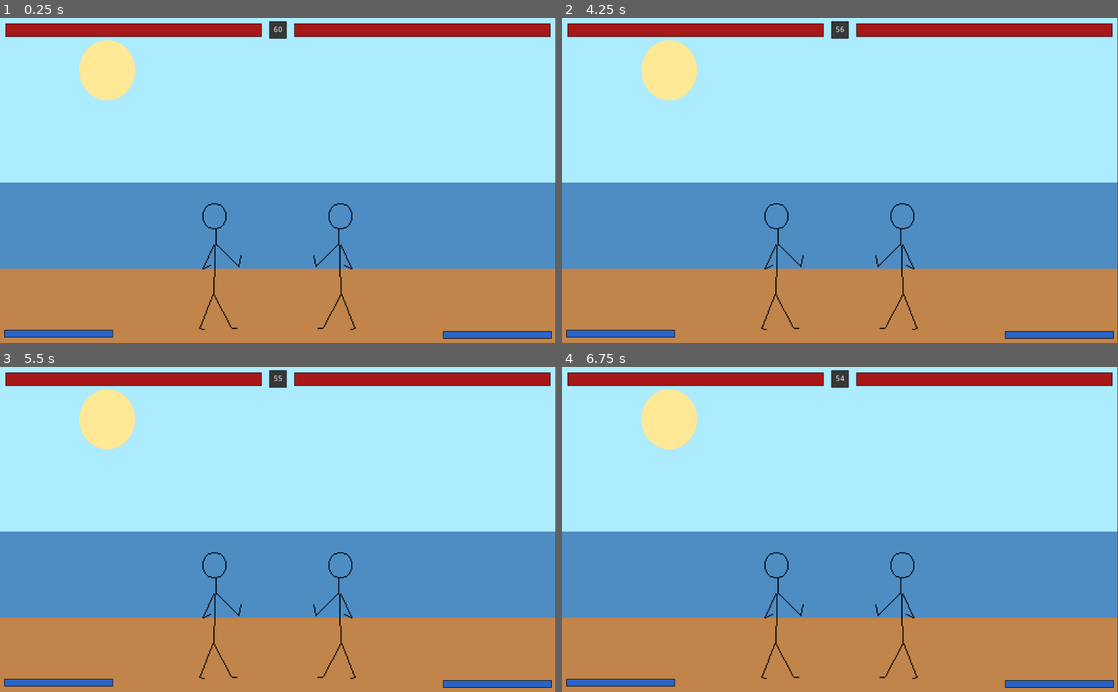
Above: before the commit, frames 1-4 (two rows, left to right).
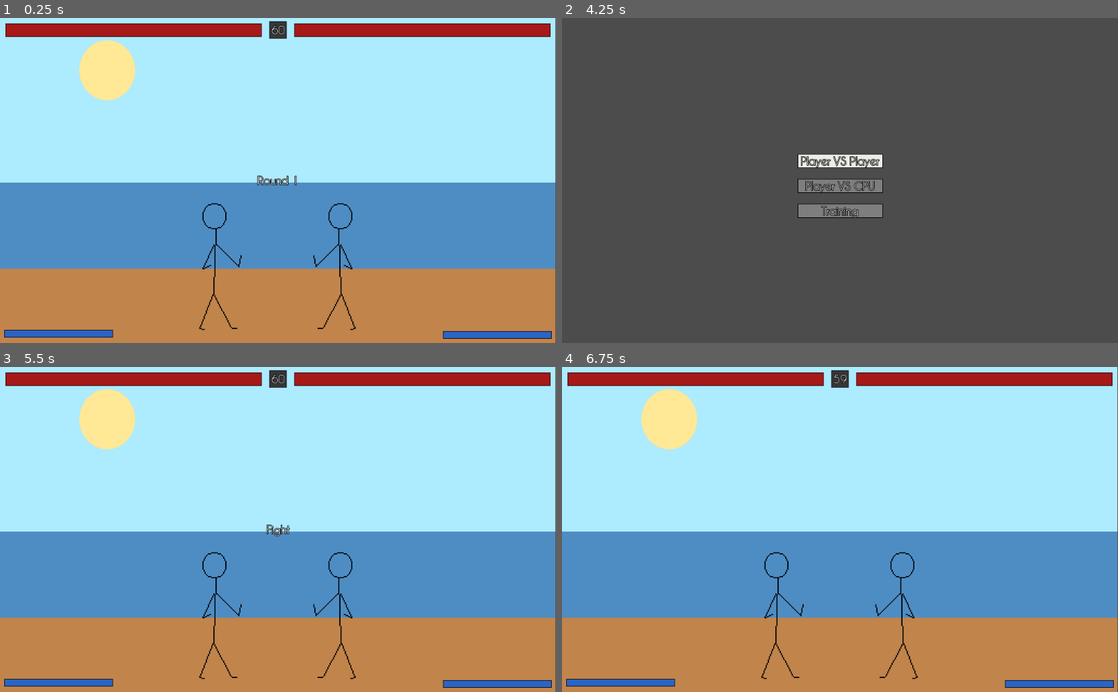
Above: after the commit, the same moments.

Repository: LukeSSJ/MiniFighter
Game: Godot game, scene res://Main.tscn
Two runs of this game, one before a commit and one after it. Both use one fixed random seed, a clock stepped at 60 frames per second and the inputs below.
Inputs (mouse positions are in pixels of both pictures, inside the frame that each line leads up to):
- Up to frame 1 (0.25 s): no input
- Up to frame 2 (4.25 s): tap Enter at 0.5, 2.75 s; tap Space at 2, 3.5 s; tap Escape (pause, bound only after the commit) at 4.15 s
- Up to frame 3 (5.5 s): click (278, 510) at 4.25 s, where only the run after the commit has a clickable "Player VS Player"; tap Enter at 5 s
- Up to frame 4 (6.75 s): tap Space at 6.5 s

The runs differ from the first frame. In frame 1, 0.2% of the frame differs, in the area x 46-54%, y 2-52%; in frame 2, 100%, in the area x 0-100%, y 0-100%; in frame 3, 0.1%; in frame 4, less than 0.1%.

Commit message:
Menu, rounds calls and air hitstun

Diff:
--- /dev/null
+++ b/AirHitstun.gd
@@ -0,0 +1,10 @@
+extends Node2D
+
+func start():
+	$Sprite.frame = 0
+
+func performing(_delta):
+	if owner.vel.y > 250:
+		$Sprite.frame = 1
+	else:
+		$Sprite.frame = 0
--- a/ComboCount.tscn
+++ b/ComboCount.tscn
@@ -1,7 +1,8 @@
-[gd_scene load_steps=4 format=2]
+[gd_scene load_steps=5 format=2]
 
 [ext_resource path="res://ComboCount.gd" type="Script" id=1]
 [ext_resource path="res://icons/numbers.png" type="Texture" id=2]
+[ext_resource path="res://theme/Default.tres" type="Theme" id=3]
 
 [sub_resource type="Animation" id=1]
 resource_name = "Add"
@@ -18,6 +19,7 @@
 }
 
 [node name="ComboCount" type="MarginContainer"]
+theme = ExtResource( 3 )
 script = ExtResource( 1 )
 __meta__ = {
 "_edit_use_anchors_": false
@@ -25,7 +27,7 @@
 
 [node name="Numbers" type="VBoxContainer" parent="."]
 margin_right = 68.0
-margin_bottom = 50.0
+margin_bottom = 60.0
 
 [node name="Count" type="HBoxContainer" parent="Numbers"]
 margin_right = 68.0
@@ -56,7 +58,7 @@
 [node name="Damage" type="Label" parent="Numbers"]
 margin_top = 36.0
 margin_right = 68.0
-margin_bottom = 50.0
+margin_bottom = 60.0
 text = "100"
 align = 1
 
--- /dev/null
+++ b/ControllerCPU.gd
@@ -0,0 +1,4 @@
+extends "res://Controller.gd"
+
+func update():
+	button.a = true
--- /dev/null
+++ b/ControllerCPU.tscn
@@ -0,0 +1,6 @@
+[gd_scene load_steps=2 format=2]
+
+[ext_resource path="res://ControllerCPU.gd" type="Script" id=1]
+
+[node name="ControllerCPU" type="Node2D"]
+script = ExtResource( 1 )
--- a/Fireball.tscn
+++ b/Fireball.tscn
@@ -9,6 +9,7 @@
 [node name="Fireball" type="Area2D"]
 script = ExtResource( 2 )
 chip_mod = 0.6
+hitstun = 0.5
 
 [node name="Sprite" type="Sprite" parent="."]
 scale = Vector2( 2, 2 )
--- a/Global.gd
+++ b/Global.gd
@@ -1,4 +1,10 @@
 extends Node
+
+enum {
+	VS_PLAYER,
+	VS_CPU,
+	TRAINING,
+}
 
 enum Guard {
 	MID,
@@ -6,3 +12,5 @@
 	HIGH
 	UNBLOCKABLE,
 }
+
+var game_mode
--- a/HealthBar.tscn
+++ b/HealthBar.tscn
@@ -50,21 +50,23 @@
 rect_min_size = Vector2( 40, 25 )
 custom_styles/fg = SubResource( 1 )
 custom_styles/bg = SubResource( 2 )
-value = 50.0
+value = 100.0
 percent_visible = false
 
 [node name="Wins" type="HBoxContainer" parent="Bars"]
 margin_top = 29.0
 margin_right = 472.0
 margin_bottom = 45.0
+alignment = 2
 
 [node name="Win" type="TextureRect" parent="Bars/Wins"]
-margin_right = 16.0
+margin_left = 436.0
+margin_right = 452.0
 margin_bottom = 16.0
 texture = ExtResource( 2 )
 
 [node name="Win2" type="TextureRect" parent="Bars/Wins"]
-margin_left = 20.0
-margin_right = 36.0
+margin_left = 456.0
+margin_right = 472.0
 margin_bottom = 16.0
 texture = ExtResource( 2 )
--- a/Main.gd
+++ b/Main.gd
@@ -1,17 +1,23 @@
 extends Node2D
-
 
 var p = [null, null]
 var wins
 var round_count
 var time_left
+var time_up
 
 onready var Player = preload("res://Player.tscn")
 onready var Controller = preload("res://Controller.tscn")
+onready var ControllerCPU = preload("res://ControllerCPU.tscn")
 onready var UI = $UI
 
 func _ready():
+	UI.connect("rematch", self, "game_start")
 	game_start()
+
+func _process(_delta):
+	if Input.is_action_just_pressed("pause"):
+		get_tree().change_scene("res://Menu.tscn")
 
 func game_start():
 	round_count = 1
@@ -19,9 +25,15 @@
 	round_start()
 
 func round_start():
+	if p[0]:
+		p[0].queue_free()
+		p[1].queue_free()
 	for i in range(0, 2):
 		p[i] = Player.instance()
-		p[i].controller = Controller.instance()
+		var ControllerType = Controller
+		if i == 1 and Global.game_mode == Global.VS_CPU:
+			ControllerType = ControllerCPU
+		p[i].controller = ControllerType.instance()
 		p[i].set_index(i)
 		p[i].position = Vector2(400, 580)
 		if i == 1:
@@ -37,48 +49,53 @@
 	p[1].other_player = p[0]
 	$TimerRoundStart.start()
 	time_left = 60
+	time_up = false
+	$UI.round_start(round_count)
 	$UI.update_timer(time_left)
 
 func fight():
 	p[0].active = true
 	p[1].active = true
-	$TimerRound.start()
+	if Global.game_mode != Global.TRAINING:
+		$TimerRound.start()
 
 func timer_count_down():
 	time_left -= 1
 	$UI.update_timer(time_left)
+	if time_left == 0:
+		time_up = true
+		round_over()
 
 func round_over():
 	p[0].active = false
 	p[1].active = false
+	$TimerRound.stop()
 	$TimerNextRound.start()
 
 func next_round():
+	var text = "KO"
 	var winner = -1
 	if p[0].hp <= 0:
 		if p[1].hp <= 0:
-			print("double KO")
+			text = "Double KO"
 		else:
-			print("player 2 wins")
 			winner = 1
 	elif p[1].hp <= 0:
-		print("player 1 wins")
 		winner = 0
 	elif p[0].hp > p[1].hp:
-		print("player 1 wins")
 		winner = 0
 	elif p[1].hp > p[0].hp:
-		print("player 2 wins")
 		winner = 1
 	else:
-		print("draw")
-	p[0].queue_free()
-	p[1].queue_free()
+		text = "Draw"
 	round_count += 1
 	if winner != -1:
 		wins[winner] += 1
+		UI.set_wins(winner, wins[winner])
 		if wins[winner] >= 2:
-			print("game won")
-			game_start()
+			text = "Player " + str(winner + 1) + " Wins"
+			$UI.show_result(text)
+			$UI.show_rematch()
 			return
+	$UI.show_result(text)
 	round_start()
--- a/Main.tscn
+++ b/Main.tscn
@@ -17,7 +17,7 @@
 [node name="TimerRound" type="Timer" parent="."]
 
 [node name="TimerRoundStart" type="Timer" parent="."]
-wait_time = 0.1
+wait_time = 0.8
 one_shot = true
 
 [node name="TimerNextRound" type="Timer" parent="."]
--- /dev/null
+++ b/Menu.gd
@@ -0,0 +1,23 @@
+extends CanvasLayer
+
+onready var VsPlayer = $Buttons/List/VsPlayer
+onready var VsCPU = $Buttons/List/VsCPU
+onready var Training = $Buttons/List/Training
+
+func _ready():
+	VsPlayer.connect("pressed", self, "vs_player")
+	VsCPU.connect("pressed", self, "vs_cpu")
+	Training.connect("pressed", self, "training")
+	VsPlayer.grab_focus()
+
+func vs_player():
+	Global.game_mode = Global.VS_PLAYER
+	get_tree().change_scene("res://Main.tscn")
+
+func vs_cpu():
+	Global.game_mode = Global.VS_CPU
+	get_tree().change_scene("res://Main.tscn")
+
+func training():
+	Global.game_mode = Global.TRAINING
+	get_tree().change_scene("res://Main.tscn")
--- /dev/null
+++ b/Menu.tscn
@@ -0,0 +1,43 @@
+[gd_scene load_steps=3 format=2]
+
+[ext_resource path="res://theme/Default.tres" type="Theme" id=1]
+[ext_resource path="res://Menu.gd" type="Script" id=2]
+
+[node name="Menu" type="CanvasLayer"]
+script = ExtResource( 2 )
+
+[node name="Buttons" type="MarginContainer" parent="."]
+anchor_left = 0.5
+anchor_top = 0.5
+anchor_right = 0.5
+anchor_bottom = 0.5
+margin_left = -78.5
+margin_top = -49.0
+margin_right = 78.5
+margin_bottom = 49.0
+theme = ExtResource( 1 )
+__meta__ = {
+"_edit_use_anchors_": false
+}
+
+[node name="List" type="VBoxContainer" parent="Buttons"]
+margin_right = 157.0
+margin_bottom = 118.0
+custom_constants/separation = 20
+
+[node name="VsPlayer" type="Button" parent="Buttons/List"]
+margin_right = 157.0
+margin_bottom = 26.0
+text = "Player VS Player"
+
+[node name="VsCPU" type="Button" parent="Buttons/List"]
+margin_top = 46.0
+margin_right = 157.0
+margin_bottom = 72.0
+text = "Player VS CPU"
+
+[node name="Training" type="Button" parent="Buttons/List"]
+margin_top = 92.0
+margin_right = 157.0
+margin_bottom = 118.0
+text = "Training"
--- a/Player.gd
+++ b/Player.gd
@@ -66,6 +66,8 @@
 func _ready():
 	half_width = $Collision.shape.extents.x
 	perform_action("Stand")
+	emit_signal("set_combo_count", self)
+	emit_signal("update_special", index, special)
 
 func set_index(set_index):
 	index = set_index
@@ -214,9 +216,10 @@
 		combo_count = 0
 		combo_damage = 0
 		emit_signal("set_combo_count", self)
-		# Refill health
-		hp = max_hp
-		emit_signal("take_damage", index, hp)
+		# Refill health (training mode)
+		if Global.game_mode == Global.TRAINING:
+			hp = max_hp
+			emit_signal("take_damage", index, hp)
 	elif new_action == "Knockdown":
 		state = State.HITSTUN
 	else:
@@ -275,7 +278,9 @@
 		combo_count += 1
 		combo_damage += damage
 		emit_signal("set_combo_count", self)
-		if pose == Pose.CROUCH and apply_pushback:
+		if !on_ground or hitbox.launch:
+			perform_action("AirHitstun")
+		elif pose == Pose.CROUCH and apply_pushback:
 			perform_action("CrouchHitstun")
 			set_pose(Pose.CROUCH)
 		else:
--- a/Player.tscn
+++ b/Player.tscn
@@ -34,6 +34,8 @@
 [ext_resource path="res://player/fireball.png" type="Texture" id=32]
 [ext_resource path="res://SpinKick.gd" type="Script" id=33]
 [ext_resource path="res://player/overhead.png" type="Texture" id=34]
+[ext_resource path="res://player/air_hitstun.png" type="Texture" id=35]
+[ext_resource path="res://AirHitstun.gd" type="Script" id=36]
 
 [sub_resource type="RectangleShape2D" id=1]
 extents = Vector2( 22, 100 )
@@ -264,6 +266,12 @@
 "transitions": PoolRealArray(  ),
 "values": [  ]
 }
+
+[sub_resource type="Animation" id=42]
+resource_name = "AirHitstun"
+length = 99999.0
+loop = true
+step = 0.0166667
 
 [sub_resource type="Animation" id=24]
 length = 99999.0
@@ -798,7 +806,6 @@
 shape = SubResource( 2 )
 
 [node name="Stand" type="Node2D" parent="Pivot"]
-visible = false
 
 [node name="Sprite" type="Sprite" parent="Pivot/Stand"]
 scale = Vector2( 2, 2 )
@@ -854,6 +861,15 @@
 [node name="Sprite" type="Sprite" parent="Pivot/CrouchHitstun"]
 scale = Vector2( 2, 2 )
 texture = ExtResource( 31 )
+
+[node name="AirHitstun" type="Node2D" parent="Pivot"]
+visible = false
+script = ExtResource( 36 )
+
+[node name="Sprite" type="Sprite" parent="Pivot/AirHitstun"]
+scale = Vector2( 2, 2 )
+texture = ExtResource( 35 )
+hframes = 2
 
 [node name="Knockdown" type="Node2D" parent="Pivot"]
 visible = false
@@ -905,7 +921,7 @@
 [node name="Hitbox" parent="Pivot/5B" instance=ExtResource( 4 )]
 chip_mod = 0.1
 pushback = 400
-hitstun = 0.5
+hitstun = 0.35
 hitstop = 0.15
 cancel_to = "2B,5C,2C"
 
@@ -1114,7 +1130,7 @@
 hframes = 3
 
 [node name="Hitbox" parent="Pivot/Throw" instance=ExtResource( 4 )]
-damage = 16
+damage = 64
 chip_mod = 0.1
 launch = Vector2( 1000, -200 )
 guard = 3
@@ -1223,6 +1239,7 @@
 anims/5B = SubResource( 21 )
 anims/5C = SubResource( 22 )
 anims/Air = SubResource( 23 )
+anims/AirHitstun = SubResource( 42 )
 anims/Block = SubResource( 24 )
 anims/Crouch = SubResource( 25 )
 anims/CrouchBlock = SubResource( 26 )
--- a/UI.gd
+++ b/UI.gd
@@ -1,14 +1,35 @@
 extends CanvasLayer
 
-onready var combo_count
+signal rematch
+
 onready var HealthBars = [$HealthBar, $HealthBar2]
 onready var SpecialBars = [$SpecialBar, $SpecialBar2]
+
+func _ready():
+	$Rematch.hide()
+
+func round_start(number):
+	if number == 3:
+		$Round.text = "Final Round"
+	else:
+		$Round.text = "Round " + str(number)
+	$AP.play("RoundStart")
+
+func show_result(text):
+	print(text)
+	$Result.text = text
+	$AP.play("ShowResult")
 
 func update_timer(time):
 	$Clock/Label.text = str(time)
 
 func set_combo_count(player):
-	$ComboCounts.get_child(player.index).set_combo_count(player.combo_count, player.combo_damage)
+	if player.combo_count > 0:
+		var x = 178
+		if player.position.x > 512:
+			x = 778
+		$ComboCount.rect_position.x = x
+	$ComboCount.set_combo_count(player.combo_count, player.combo_damage)
 
 func update_hp(index, hp):
 	HealthBars[index].update_hp(hp)
@@ -18,3 +39,14 @@
 
 func update_special(index, special):
 	SpecialBars[index].value = special
+
+func show_rematch():
+	$Rematch.show()
+	$Rematch/List/Rematch.grab_focus()
+
+func _on_Rematch_pressed():
+	$Rematch.hide()
+	emit_signal("rematch")
+
+func _on_BackToMenu_pressed():
+	get_tree().change_scene("res://Menu.tscn")
--- a/UI.tscn
+++ b/UI.tscn
@@ -1,5 +1,6 @@
-[gd_scene load_steps=7 format=2]
-
+[gd_scene load_steps=10 format=2]
+
+[ext_resource path="res://theme/Default.tres" type="Theme" id=1]
 [ext_resource path="res://UI.gd" type="Script" id=3]
 [ext_resource path="res://icons/timer.png" type="Texture" id=4]
 [ext_resource path="res://ComboCount.tscn" type="PackedScene" id=5]
@@ -27,10 +28,69 @@
 corner_radius_bottom_left = 1
 anti_aliasing = false
 
+[sub_resource type="Animation" id=3]
+resource_name = "RoundStart"
+length = 1.2
+tracks/0/type = "value"
+tracks/0/path = NodePath("Round:visible")
+tracks/0/interp = 1
+tracks/0/loop_wrap = true
+tracks/0/imported = false
+tracks/0/enabled = true
+tracks/0/keys = {
+"times": PoolRealArray( 0, 0.1, 0.8 ),
+"transitions": PoolRealArray( 1, 1, 1 ),
+"update": 1,
+"values": [ false, true, false ]
+}
+tracks/1/type = "value"
+tracks/1/path = NodePath("Fight:visible")
+tracks/1/interp = 1
+tracks/1/loop_wrap = true
+tracks/1/imported = false
+tracks/1/enabled = true
+tracks/1/keys = {
+"times": PoolRealArray( 0, 0.8, 1.2 ),
+"transitions": PoolRealArray( 1, 1, 1 ),
+"update": 1,
+"values": [ false, true, false ]
+}
+tracks/2/type = "value"
+tracks/2/path = NodePath("Result:visible")
+tracks/2/interp = 1
+tracks/2/loop_wrap = true
+tracks/2/imported = false
+tracks/2/enabled = true
+tracks/2/keys = {
+"times": PoolRealArray( 0 ),
+"transitions": PoolRealArray( 1 ),
+"update": 1,
+"values": [ false ]
+}
+
+[sub_resource type="Animation" id=4]
+resource_name = "ShowResult"
+tracks/0/type = "value"
+tracks/0/path = NodePath("Result:visible")
+tracks/0/interp = 1
+tracks/0/loop_wrap = true
+tracks/0/imported = false
+tracks/0/enabled = true
+tracks/0/keys = {
+"times": PoolRealArray( 0, 0.5 ),
+"transitions": PoolRealArray( 1, 1 ),
+"update": 1,
+"values": [ false, true ]
+}
+
 [node name="UI" type="CanvasLayer"]
 script = ExtResource( 3 )
 
 [node name="HealthBar" parent="." instance=ExtResource( 6 )]
+margin_left = 492.0
+margin_right = 984.0
+margin_bottom = 65.0
+rect_scale = Vector2( -1, 1 )
 
 [node name="HealthBar2" parent="." instance=ExtResource( 6 )]
 anchor_left = 1.0
@@ -38,7 +98,6 @@
 margin_left = -492.0
 margin_right = 0.0
 margin_bottom = 65.0
-rect_scale = Vector2( -1, 1 )
 rect_pivot_offset = Vector2( 246, 0 )
 
 [node name="Clock" type="MarginContainer" parent="."]
@@ -48,6 +107,7 @@
 margin_top = 6.0
 margin_right = 16.0
 margin_bottom = 38.0
+theme = ExtResource( 1 )
 __meta__ = {
 "_edit_use_anchors_": false
 }
@@ -58,72 +118,11 @@
 texture = ExtResource( 4 )
 
 [node name="Label" type="Label" parent="Clock"]
-margin_top = 9.0
+margin_top = 4.0
 margin_right = 32.0
-margin_bottom = 23.0
+margin_bottom = 28.0
 text = "99"
 align = 1
-
-[node name="Top" type="MarginContainer" parent="."]
-visible = false
-anchor_right = 1.0
-__meta__ = {
-"_edit_use_anchors_": false
-}
-
-[node name="Bars" type="HBoxContainer" parent="Top"]
-margin_right = 1024.0
-margin_bottom = 65.0
-
-[node name="HealthBar" parent="Top/Bars" instance=ExtResource( 6 )]
-margin_right = 492.0
-rect_pivot_offset = Vector2( 246, 0 )
-size_flags_horizontal = 3
-
-[node name="Timer" type="MarginContainer" parent="Top/Bars"]
-margin_left = 496.0
-margin_right = 528.0
-margin_bottom = 49.0
-rect_min_size = Vector2( 32, 32 )
-custom_constants/margin_top = 7
-
-[node name="TextureRect" type="TextureRect" parent="Top/Bars/Timer"]
-margin_top = 7.0
-margin_right = 32.0
-margin_bottom = 49.0
-texture = ExtResource( 4 )
-
-[node name="Number" type="Label" parent="Top/Bars/Timer"]
-margin_top = 21.0
-margin_right = 32.0
-margin_bottom = 35.0
-text = "99"
-align = 1
-valign = 1
-
-[node name="HealthBar2" parent="Top/Bars" instance=ExtResource( 6 )]
-margin_left = 532.0
-margin_right = 1024.0
-size_flags_horizontal = 3
-
-[node name="ComboCounts" type="Control" parent="."]
-margin_right = 40.0
-margin_bottom = 40.0
-__meta__ = {
-"_edit_use_anchors_": false
-}
-
-[node name="ComboCount" parent="ComboCounts" instance=ExtResource( 5 )]
-margin_left = 150.0
-margin_top = 120.0
-margin_right = 218.0
-margin_bottom = 170.0
-
-[node name="ComboCount2" parent="ComboCounts" instance=ExtResource( 5 )]
-margin_left = 874.0
-margin_top = 120.0
-margin_right = 942.0
-margin_bottom = 170.0
 
 [node name="SpecialBar" type="ProgressBar" parent="."]
 anchor_top = 1.0
@@ -154,9 +153,105 @@
 rect_scale = Vector2( -1, 1 )
 rect_pivot_offset = Vector2( 100, 0 )
 custom_styles/fg = SubResource( 1 )
-custom_styles/bg = SubResource( 3 )
+custom_styles/bg = SubResource( 2 )
 value = 100.0
 percent_visible = false
 __meta__ = {
 "_edit_use_anchors_": false
 }
+
+[node name="ComboCount" parent="." instance=ExtResource( 5 )]
+anchor_left = 0.5
+anchor_top = 0.5
+anchor_right = 0.5
+anchor_bottom = 0.5
+margin_left = -34.0
+margin_top = -145.0
+margin_right = 34.0
+margin_bottom = -95.0
+
+[node name="Round" type="Label" parent="."]
+visible = false
+anchor_left = 0.5
+anchor_top = 0.5
+anchor_right = 0.5
+anchor_bottom = 0.5
+margin_left = -38.0
+margin_top = -12.0
+margin_right = 38.0
+margin_bottom = 12.0
+theme = ExtResource( 1 )
+text = "Round X"
+align = 1
+__meta__ = {
+"_edit_use_anchors_": false
+}
+
+[node name="Fight" type="Label" parent="."]
+visible = false
+anchor_left = 0.5
+anchor_top = 0.5
+anchor_right = 0.5
+anchor_bottom = 0.5
+margin_left = -31.5
+margin_top = -12.0
+margin_right = 31.5
+margin_bottom = 12.0
+theme = ExtResource( 1 )
+text = "Fight"
+align = 1
+__meta__ = {
+"_edit_use_anchors_": false
+}
+
+[node name="Result" type="Label" parent="."]
+anchor_left = 0.5
+anchor_top = 0.5
+anchor_right = 0.5
+anchor_bottom = 0.5
+margin_left = -58.5
+margin_top = -12.0
+margin_right = 58.5
+margin_bottom = 12.0
+theme = ExtResource( 1 )
+text = "Player X Wins"
+align = 1
+__meta__ = {
+"_edit_use_anchors_": false
+}
+
+[node name="Rematch" type="MarginContainer" parent="."]
+anchor_left = 0.5
+anchor_top = 0.5
+anchor_right = 0.5
+anchor_bottom = 0.5
+margin_left = -68.5
+margin_top = 32.0
+margin_right = 68.5
+margin_bottom = 112.0
+theme = ExtResource( 1 )
+__meta__ = {
+"_edit_use_anchors_": false
+}
+
+[node name="List" type="VBoxContainer" parent="Rematch"]
+margin_right = 137.0
+margin_bottom = 80.0
+custom_constants/separation = 20
+
+[node name="Rematch" type="Button" parent="Rematch/List"]
+margin_right = 137.0
+margin_bottom = 26.0
+text = "Rematch"
+
+[node name="BackToMenu" type="Button" parent="Rematch/List"]
+margin_top = 46.0
+margin_right = 137.0
+margin_bottom = 72.0
+text = "Back to Menu"
+
+[node name="AP" type="AnimationPlayer" parent="."]
+anims/RoundStart = SubResource( 3 )
+anims/ShowResult = SubResource( 4 )
+[connection signal="pressed" from="Rematch/List/Rematch" to="." method="_on_Rematch_pressed"]
+[connection signal="pressed" from="Rematch/List/BackToMenu" to="." method="_on_BackToMenu_pressed"]
--- a/project.godot
+++ b/project.godot
@@ -135,6 +135,13 @@
 "events": [ Object(InputEventKey,"resource_local_to_scene":false,"resource_name":"","device":0,"alt":false,"shift":false,"control":false,"meta":false,"command":false,"pressed":false,"scancode":79,"unicode":0,"echo":false,"script":null)
  ]
 }
+pause={
+"deadzone": 0.5,
+"events": [ Object(InputEventKey,"resource_local_to_scene":false,"resource_name":"","device":0,"alt":false,"shift":false,"control":false,"meta":false,"command":false,"pressed":false,"scancode":16777217,"unicode":0,"echo":false,"script":null)
+, Object(InputEventJoypadButton,"resource_local_to_scene":false,"resource_name":"","device":0,"button_index":11,"pressure":0.0,"pressed":false,"script":null)
+, Object(InputEventJoypadButton,"resource_local_to_scene":false,"resource_name":"","device":1,"button_index":11,"pressure":0.0,"pressed":false,"script":null)
+ ]
+}
 
 [rendering]
 
--- /dev/null
+++ b/theme/Default.tres
@@ -0,0 +1,40 @@
+[gd_resource type="Theme" load_steps=5 format=2]
+
+[ext_resource path="res://theme/CaviarDreams.ttf" type="DynamicFontData" id=1]
+
+[sub_resource type="StyleBoxFlat" id=2]
+bg_color = Color( 0.494118, 0.494118, 0.494118, 1 )
+border_width_left = 1
+border_width_top = 1
+border_width_right = 1
+border_width_bottom = 1
+border_color = Color( 0, 0, 0, 1 )
+
+[sub_resource type="StyleBoxFlat" id=3]
+bg_color = Color( 0.92549, 0.929412, 0.898039, 1 )
+border_width_left = 1
+border_width_top = 1
+border_width_right = 1
+border_width_bottom = 1
+border_color = Color( 0, 0, 0, 1 )
+
+[sub_resource type="DynamicFont" id=1]
+size = 20
+outline_size = 1
+outline_color = Color( 0, 0, 0, 1 )
+use_filter = true
+font_data = ExtResource( 1 )
+
+[resource]
+default_font = SubResource( 1 )
+Button/colors/font_color = Color( 0.88, 0.88, 0.88, 1 )
+Button/colors/font_color_disabled = Color( 0.9, 0.9, 0.9, 0.2 )
+Button/colors/font_color_hover = Color( 0.94, 0.94, 0.94, 1 )
+Button/colors/font_color_pressed = Color( 1, 1, 1, 1 )
+Button/constants/hseparation = 2
+Button/fonts/font = null
+Button/styles/disabled = SubResource( 2 )
+Button/styles/focus = SubResource( 3 )
+Button/styles/hover = SubResource( 2 )
+Button/styles/normal = SubResource( 2 )
+Button/styles/pressed = SubResource( 2 )
Not shown: 1 places in Player.tscn that only renumber resources
Not shown: 2 places in UI.tscn that only renumber resources
Binary file added: player/air_hitstun.png
Not shown, added: player/air_hitstun.png.import
Binary file added: theme/CaviarDreams.ttf
Not shown, changed: todo.txt
